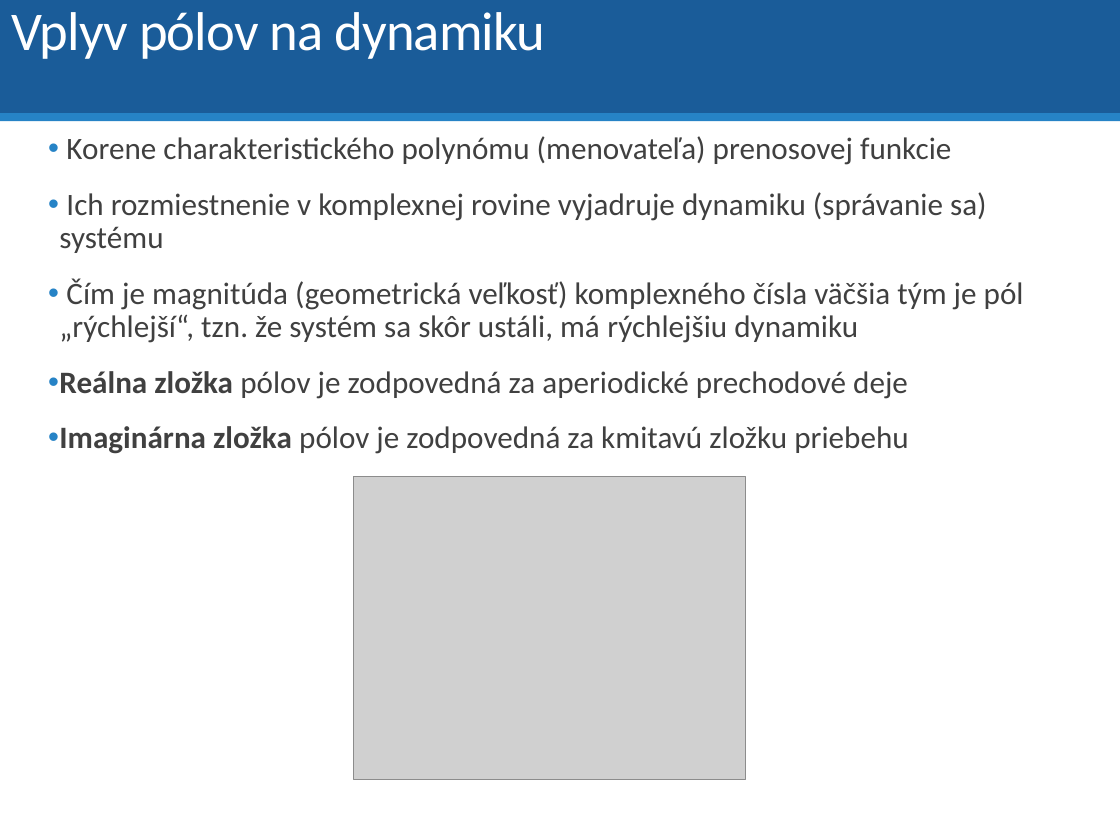
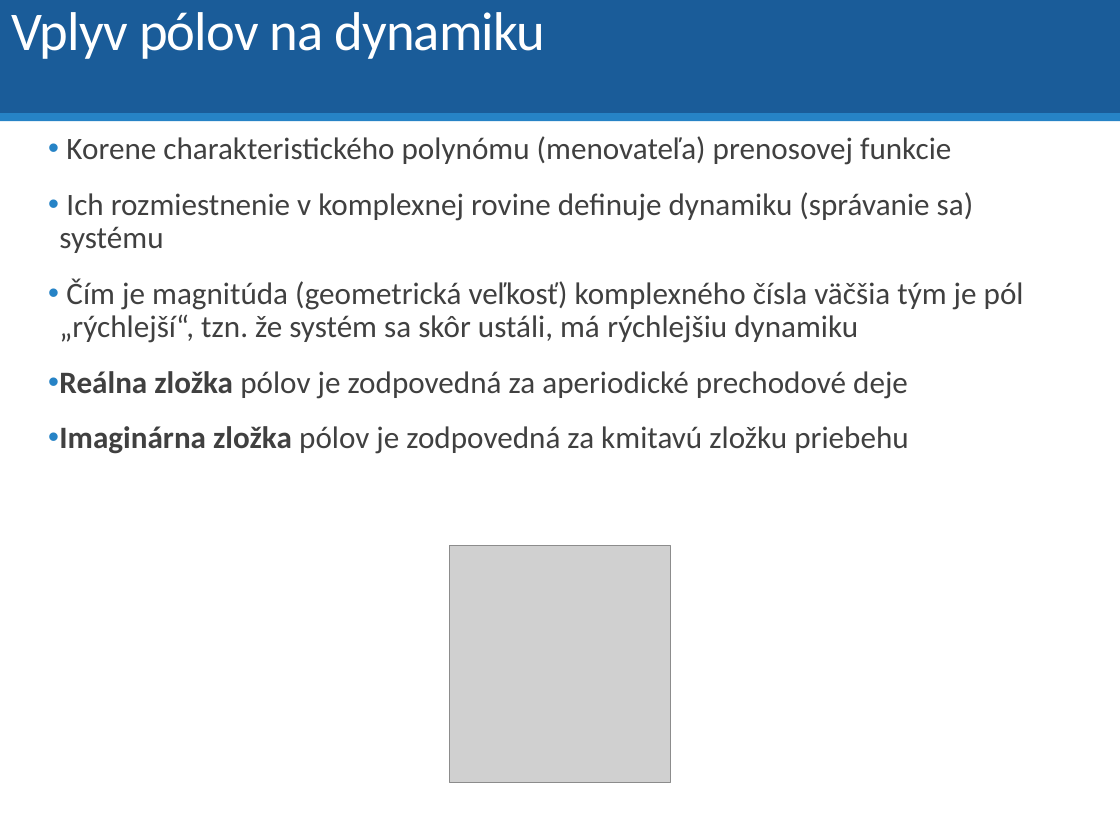
Before and after one commit to dodekm/TeamProjektKybernetika, a slide deck: slide 14 of Nove prednasky/P4 Vlastnosti prenosovych funkcii.pptx (slide 27 before the commit). Drawn at 1120x840 pixels with LibreOffice and Linux fonts; fonts in the diff are those of the drawing; grey boxes stand for pictures. Boxes give left, top, right and bottom in pixels: in the first picture for what was removed or moved away, otherwise in the second. Text is boxed around its words. In the diff, an @@ line names an element or a change of style, - is before the commit and + after.

```diff
--- a/Nove prednasky/P4 Vlastnosti prenosovych funkcii.pptx
+++ b/Nove prednasky/P4 Vlastnosti prenosovych funkcii.pptx
@@ text at (59,192,974,253): text changed @@
-• Ich rozmiestnenie v komplexnej rovine vyjadruje dynamiku (správanie sa) systému
+• Ich rozmiestnenie v komplexnej rovine definuje dynamiku (správanie sa) systému
@@ picture removed at (354,476,746,778) @@
@@ picture added at (450,545,671,783) @@
```
Also in this commit, not shown: 17 other slides changed.
